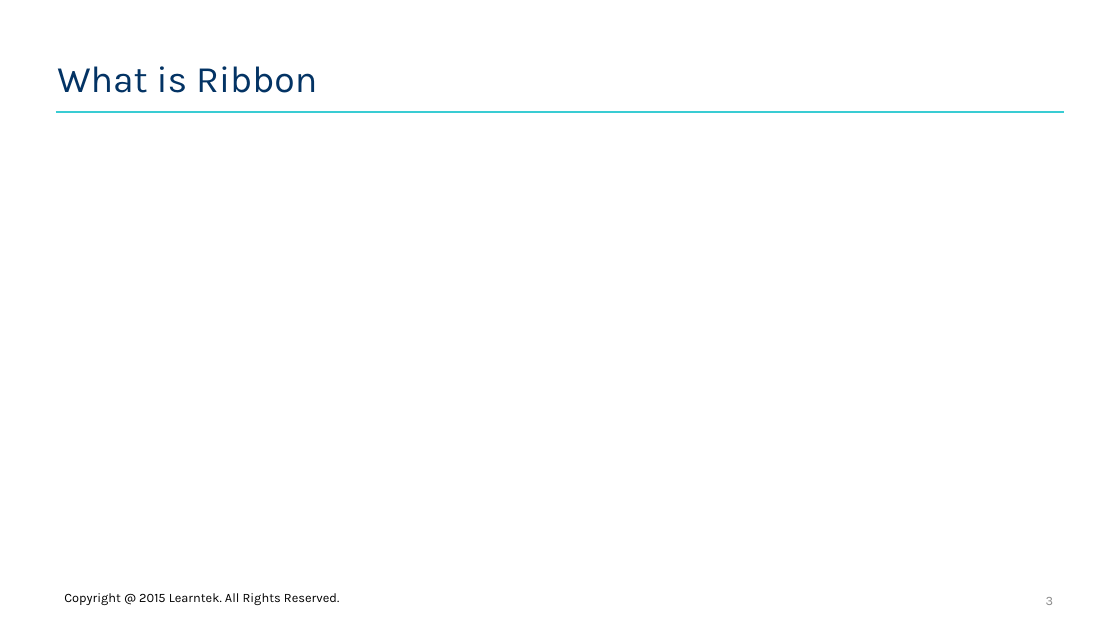
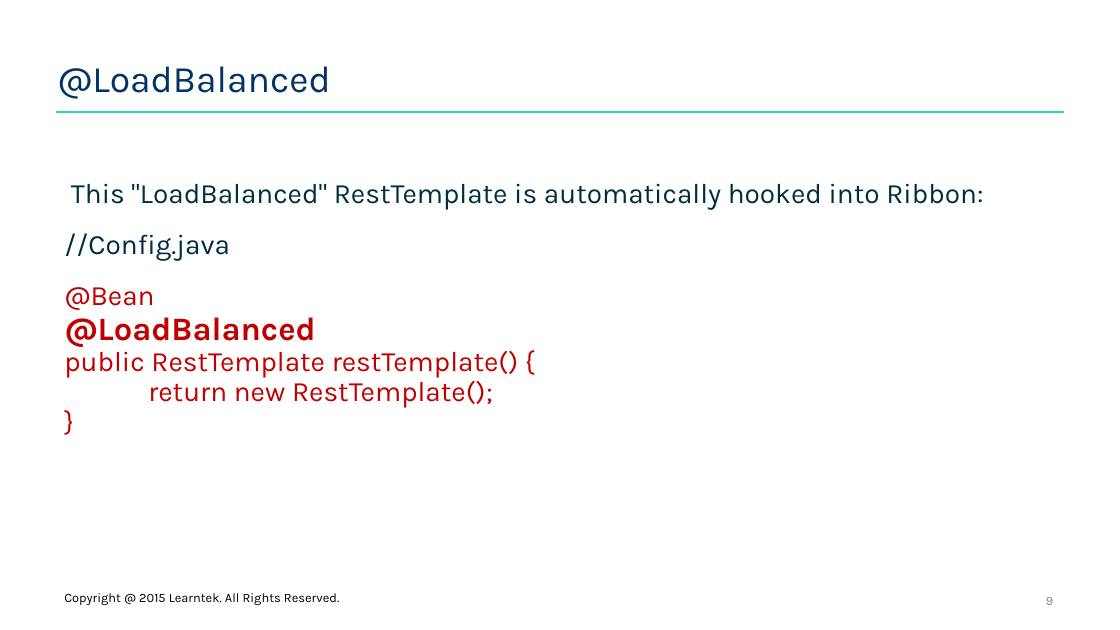
Before and after one commit to santoshkar/Microservice, a slide deck: slide 9 of Presentations/Part-7-Spring Cloud Ribbon.pptx (slide 3 before the commit). Drawn at 1120x630 pixels with LibreOffice and Linux fonts; fonts in the diff are those of the drawing; background and template pictures are left out. Boxes give left, top, right and bottom in pixels: in the first picture for what was removed or moved away, otherwise in the second. Text is boxed around its words. In the diff, an @@ line names an element or a change of style, - is before the commit and + after.

Commit message:
Added Ribbon load balancer ppt

```diff
--- a/Presentations/Part-7-Spring Cloud Ribbon.pptx
+++ b/Presentations/Part-7-Spring Cloud Ribbon.pptx
@@ title at (57,66,330,99): text changed @@
-What is Ribbon
+@LoadBalanced
@@ text added at (64,183,983,408), 24 pt, text #C00000 @@
+This "LoadBalanced" RestTemplate is automatically hooked into Ribbon:
+//Config.java
+@Bean
+@LoadBalanced
+public RestTemplate restTemplate() {
+return new RestTemplate();
+}
```
Also in this commit, not shown: 8 slides added, 1 other file.
